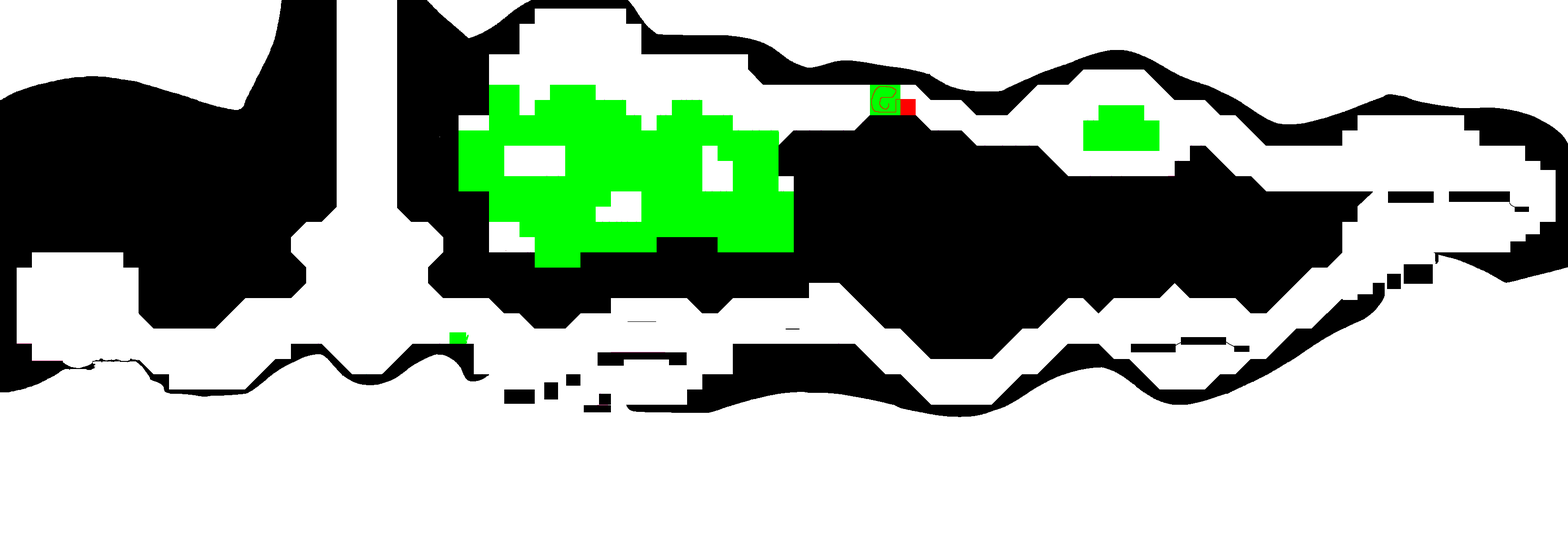
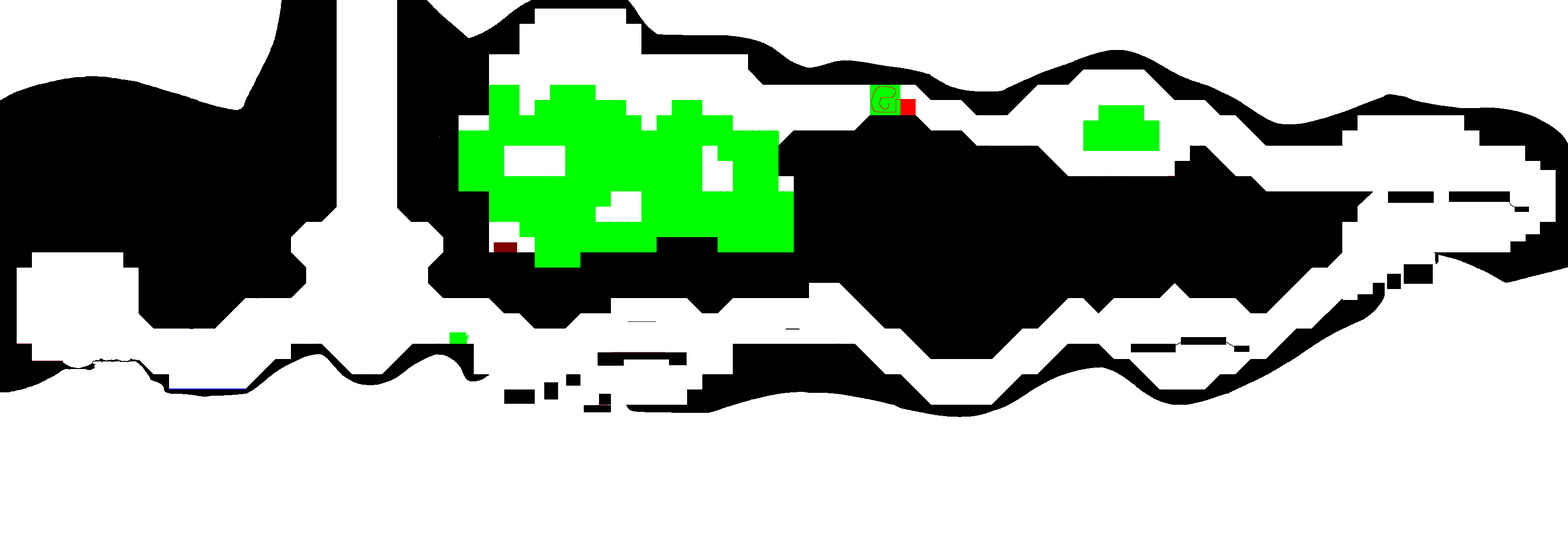
Comparing the layer stacks of the two 1568px x 549px images. Changes:
painted on "Calque 1" over (169, 242, 1328, 390)
